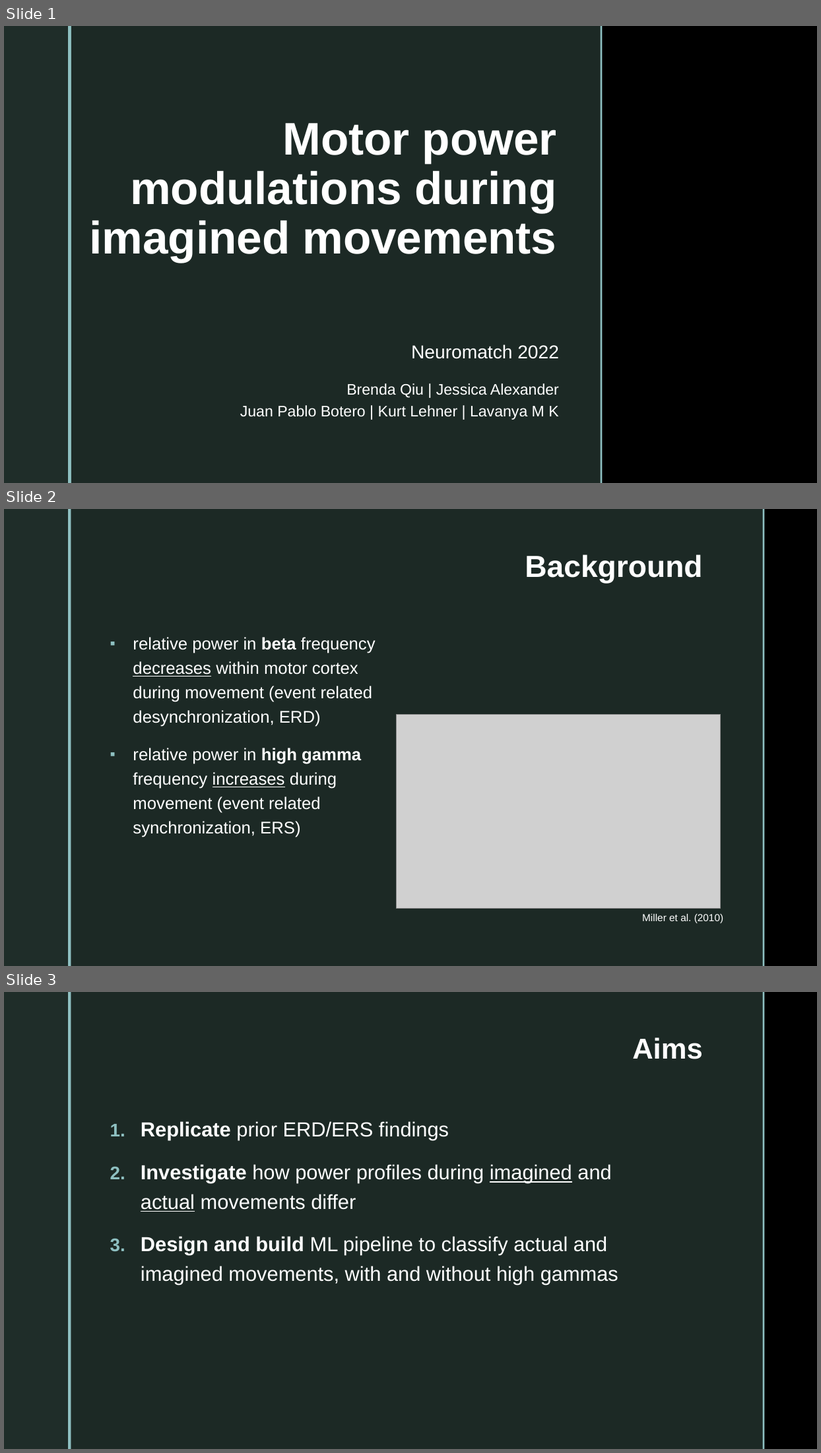
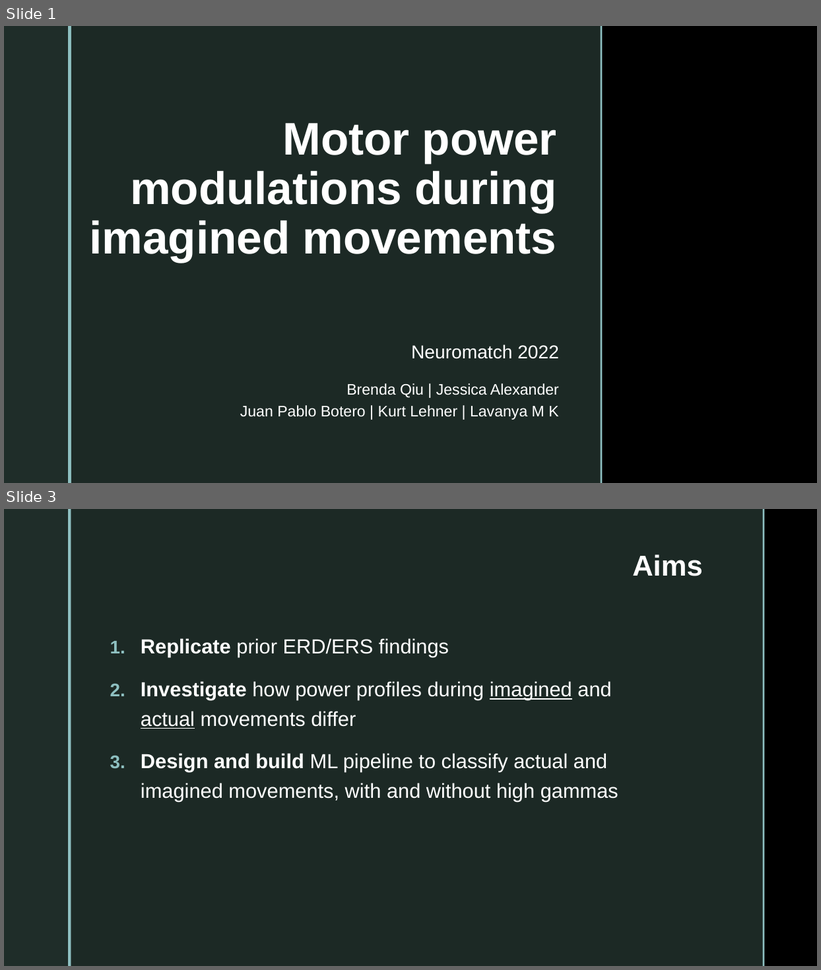
Before and after one commit to jessb0t/motorImagery, a slide deck: archive/project-summary.pptx. Shown one above the other, each under a label of ours: slides 1, 2 and 3 before the commit, slides 1 and 3 after it; the slides between them are not shown. The pictures are 821x1453 and 821x970 pixels, drawn with LibreOffice and Linux fonts; fonts in the diff are those of the drawing; grey boxes stand for pictures; background and template pictures are left out. Boxes give left, top, right and bottom in pixels: in the first picture for what was removed or moved away, otherwise in the second. Text is boxed around its words. In the diff, an @@ line names an element or a change of style, - is before the commit and + after.

Commit message:
Update background slides

```diff
--- a/archive/project-summary.pptx
+++ b/archive/project-summary.pptx
@@ slide 2 removed at <box>4,509,817,966</box>, background picture (left out); not listed: 4 template elements that a slide beside it also shows @@
@@ title removed at <box>525,555,702,584</box> @@
-Background
@@ text removed at <box>133,637,376,838</box> @@
-▪ relative power in beta frequency decreases within motor cortex during movement (event related desynchronization, ERD)
-▪ relative power in high gamma frequency increases during movement (event related synchronization, ERS)
@@ picture removed at <box>396,714,721,909</box> @@
@@ text removed at <box>642,914,723,923</box> @@
-Miller et al. (2010)
```
Also in this commit, not shown: 2 slides added, 2 other files.
